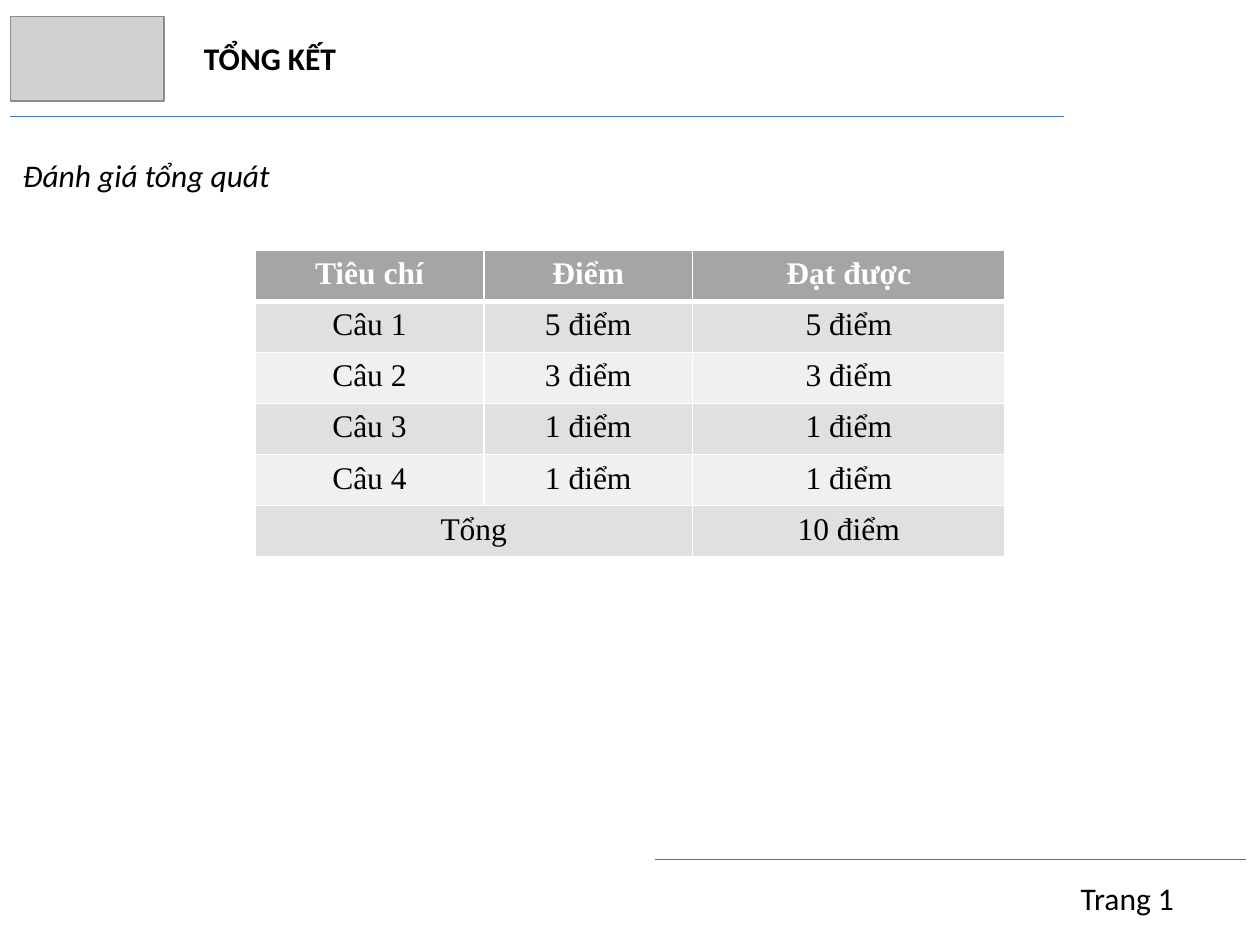
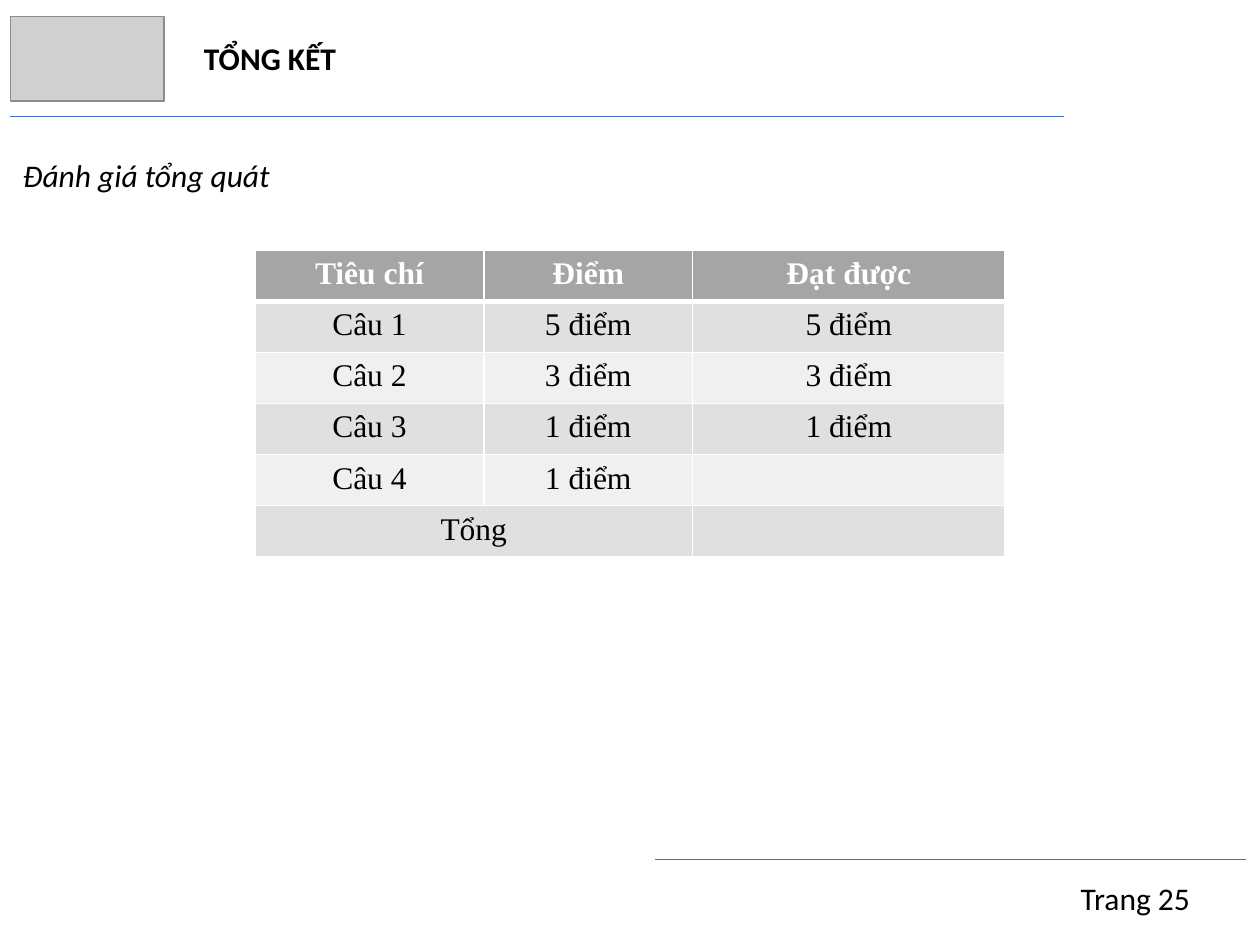
Before and after one commit to trngbro/AI, a slide deck: slide 25 of present/presentation.pptx. Drawn at 1260x945 pixels with LibreOffice and Linux fonts; fonts in the diff are those of the drawing; grey boxes stand for pictures. Boxes give left, top, right and bottom in pixels: in the first picture for what was removed or moved away, otherwise in the second. Text is boxed around its words. In the diff, an @@ line names an element or a change of style, - is before the commit and + after.

```diff
--- a/present/presentation.pptx
+++ b/present/presentation.pptx
@@ table at (x1=255, y1=251, x2=1005, y2=557) @@
-row 5, column 3: 1 điểm
+row 5, column 3: 
-row 6, column 3: 10 điểm
+row 6, column 3: 
@@ text at (x1=1081, y1=889, x2=1190, y2=916): text changed @@
-Trang 1
+Trang 25
```
Also in this commit, not shown: 24 other slides changed.
